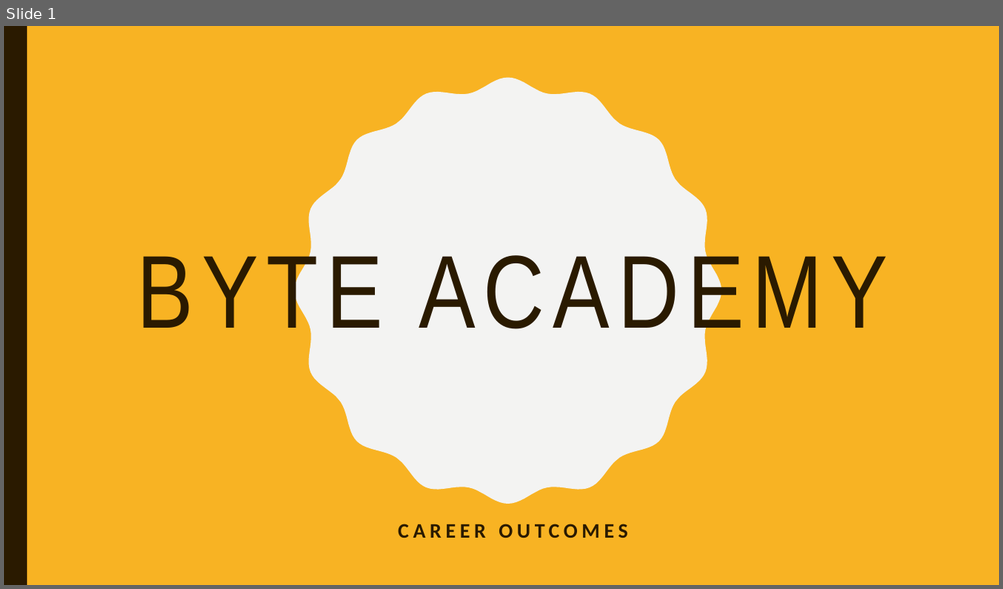
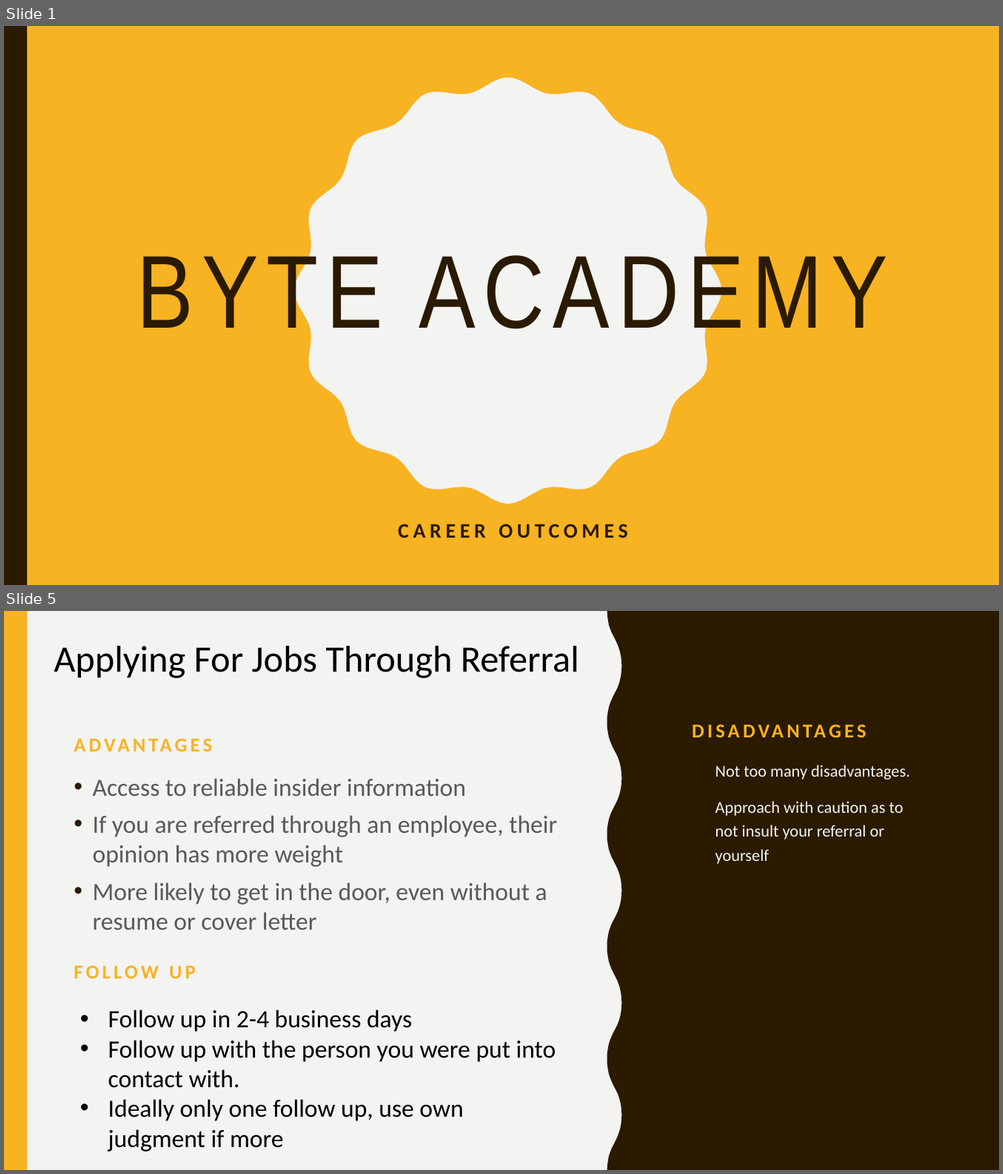
Before and after one commit to lakshmi-intechcode/jng_instr_folder, a slide deck: Job_Stuff/Jng_Job_Prezzie.pptx. Shown one above the other, each under a label of ours: slide 1 before the commit, slides 1 and 5 after it; the slides between them are not shown. The pictures are 1003x589 and 1003x1174 pixels, drawn with LibreOffice and Linux fonts; fonts in the diff are those of the drawing. Boxes give left, top, right and bottom in pixels: in the first picture for what was removed or moved away, otherwise in the second. Text is boxed around its words. In the diff, an @@ line names an element or a change of style, - is before the commit and + after.

```diff
--- a/Job_Stuff/Jng_Job_Prezzie.pptx
+++ b/Job_Stuff/Jng_Job_Prezzie.pptx
@@ slide 5 added at [4,611,999,1170], background #F3F3F2 @@
@@ rectangle added at [4,611,27,1170], fill #F8B323 @@
@@ freeform shape added at [607,611,999,1170], fill #2A1A00 @@
@@ text added at [54,646,579,678], 36 pt, text #000000 @@
+Applying For Jobs Through Referral
@@ text added at [67,724,318,760], 19 pt, text #F8B323, bold @@
+ADVANTAGES
@@ text added at [715,766,903,864], 16 pt, text #F3F3F2 @@
+• Not too many disadvantages.
+• Approach with caution as to not insult your referral or yourself
@@ title added at [811,765,910,780], 19 pt, text #F8B323, bold @@
+DISADVANTAGES
@@ text added at [93,778,557,930], 24 pt, text #595959 @@
+• Access to reliable insider information
+• If you are referred through an employee, their opinion has more weight
+• More likely to get in the door, even without a resume or cover letter
@@ text added at [74,965,196,979], 19 pt, text #F8B323, bold @@
+FOLLOW UP
@@ text added at [108,1010,556,1152], 24 pt, text #000000 @@
+• Follow up in 2-4 business days
+• Follow up with the person you were put into contact with.
+• Ideally only one follow up, use own judgment if more
```
Also in this commit, not shown: 1 slide changed, 2 other slides added, 1 other file.
